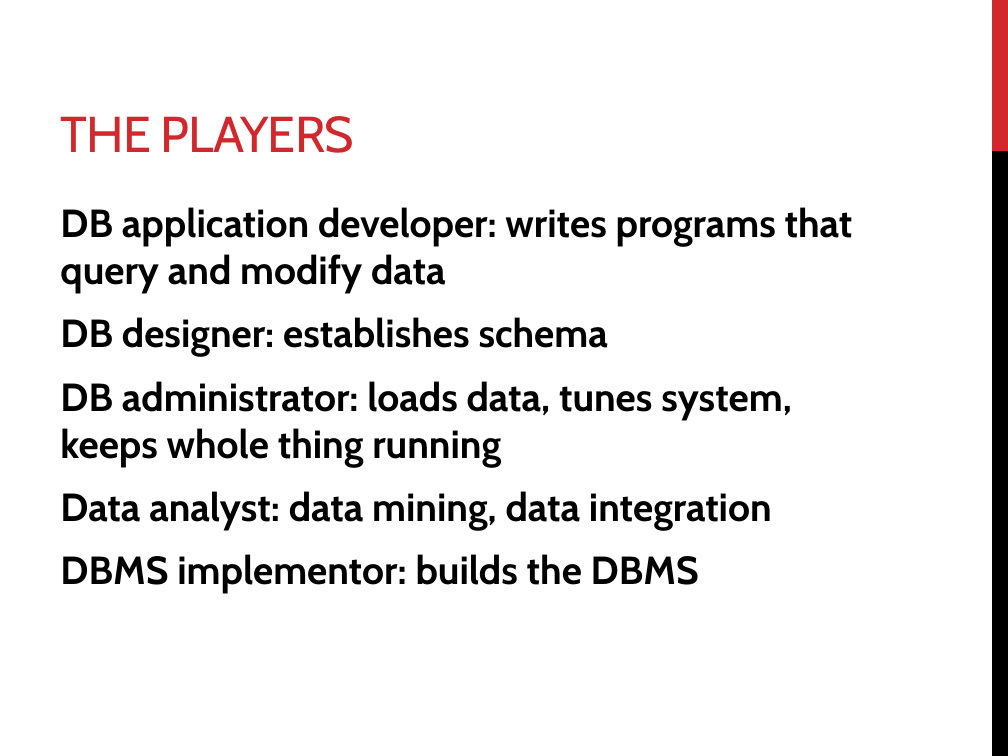
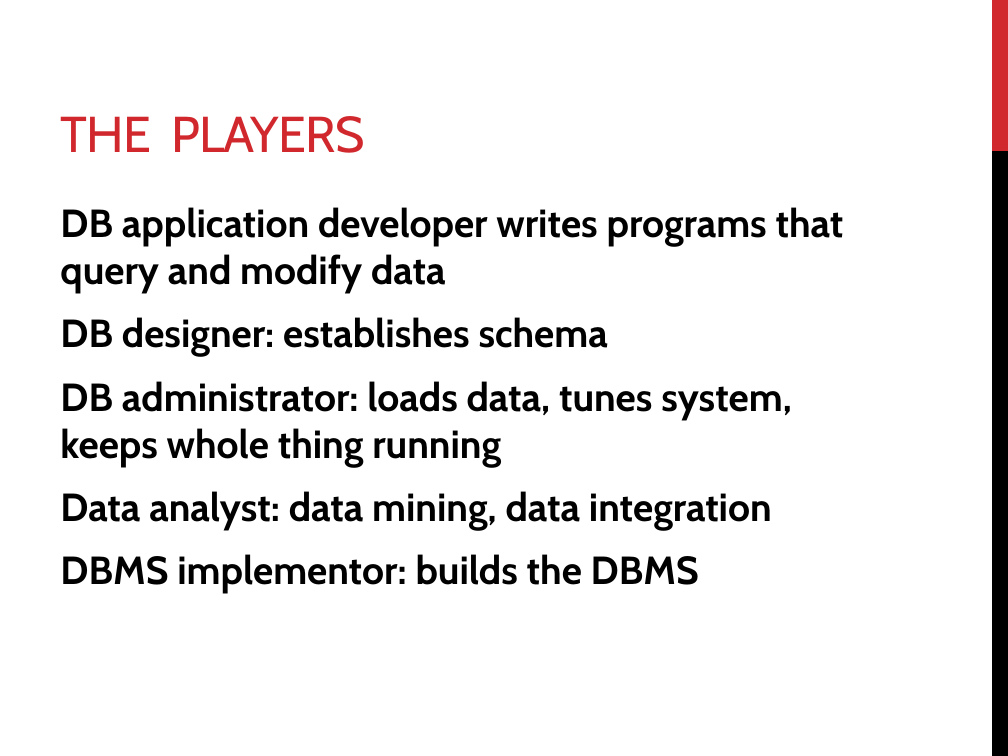
Before and after one commit to mahmoudparsian/data-warehousing, a slide deck: slide 34 of resources/week_01_Course_Outline_and_DW_Concepts/01_introduction_to_DW_course.pptx. Drawn at 1008x756 pixels with LibreOffice and Linux fonts; fonts in the diff are those of the drawing. Boxes give left, top, right and bottom in pixels: in the first picture for what was removed or moved away, otherwise in the second. Text is boxed around its words. In the diff, an @@ line names an element or a change of style, - is before the commit and + after.

```diff
--- a/resources/week_01_Course_Outline_and_DW_Concepts/01_introduction_to_DW_course.pptx
+++ b/resources/week_01_Course_Outline_and_DW_Concepts/01_introduction_to_DW_course.pptx
@@ title "THE PLAYERS" rewrapped from (x1=60, y1=116, x2=354, y2=153) to (x1=60, y1=116, x2=364, y2=153) @@
@@ text at (x1=60, y1=207, x2=844, y2=294): text changed @@
-DB application developer: writes programs that query and modify data
+DB application developer writes programs that query and modify data
```
Also in this commit, not shown: 5 other slides changed, 1 other file.
